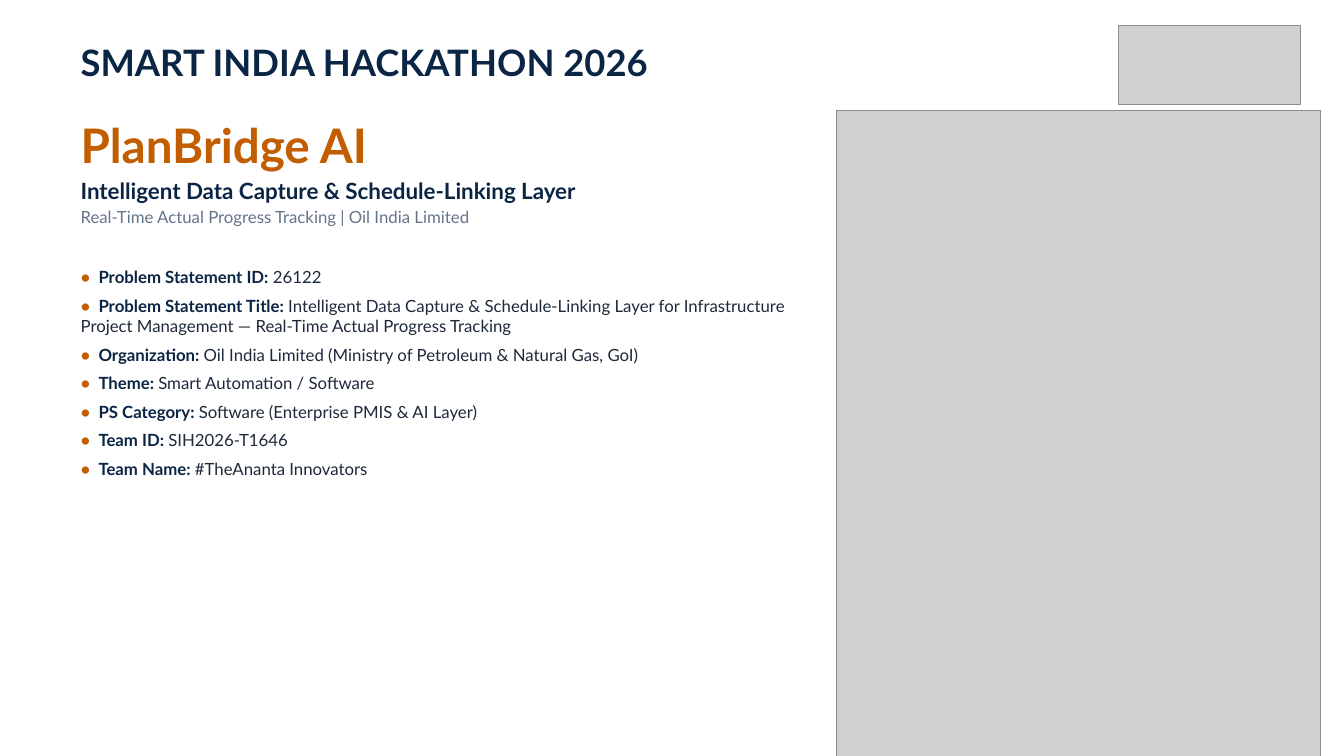
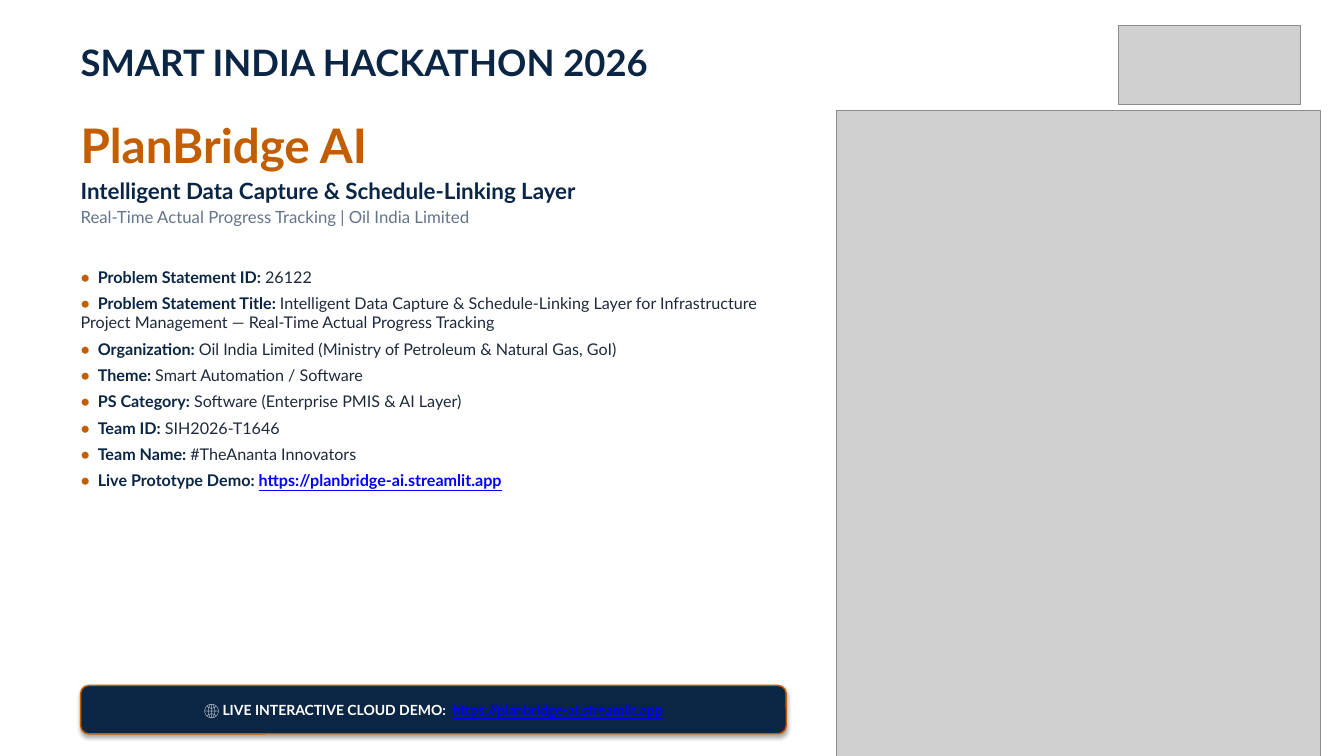
Before and after one commit to jkumar2-hub/PlanBridge-AI, a slide deck: slide 1 of SIH2026_PS26122_Oil_India_Presentation_Editable.pptx. Drawn at 1344x756 pixels with LibreOffice and Linux fonts; fonts in the diff are those of the drawing; grey boxes stand for pictures. Boxes give left, top, right and bottom in pixels: in the first picture for what was removed or moved away, otherwise in the second. Text is boxed around its words. In the diff, an @@ line names an element or a change of style, - is before the commit and + after.

Commit message:
docs(presentation): embed live demo link badges into editable PPTX decks and slide images

```diff
--- a/SIH2026_PS26122_Oil_India_Presentation_Editable.pptx
+++ b/SIH2026_PS26122_Oil_India_Presentation_Editable.pptx
@@ text at [81, 271, 757, 460]: size 12 to 11.5 pt in "• Problem Statement ID: 26122", "• Problem Statement Title: Intelligent Data Capture ...", "• Organization: Oil India Limited (Ministry of ...", "• Theme: Smart Automation / Software" and 3 more places; less space between paragraphs @@
@@ text at [98, 474, 502, 489]: paragraph added @@
+• Live Prototype Demo: https://planbridge-ai.streamlit.app
@@ rounded rectangle added at [81, 686, 786, 734], fill #0B2545, outline #C25E00 1 pt, 10 pt, text #0000FF, bold, underline @@
+🌐 LIVE INTERACTIVE CLOUD DEMO: https://planbridge-ai.streamlit.app
```
Also in this commit, not shown: 2 other files.
